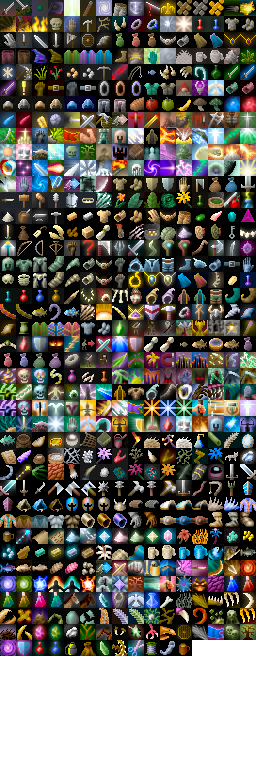
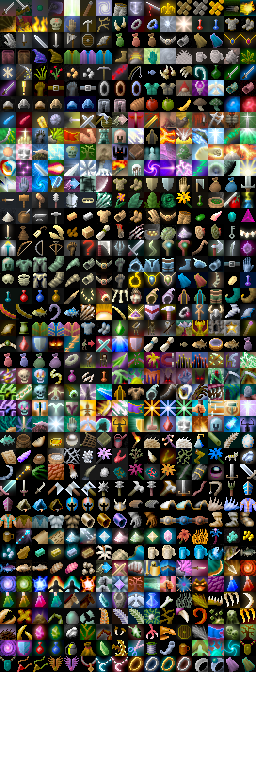
Layer changes from the first 256 × 768 image to the second:
painted on "Background" over (96, 640, 256, 672)
painted on "shade" over (0, 640, 256, 672)
